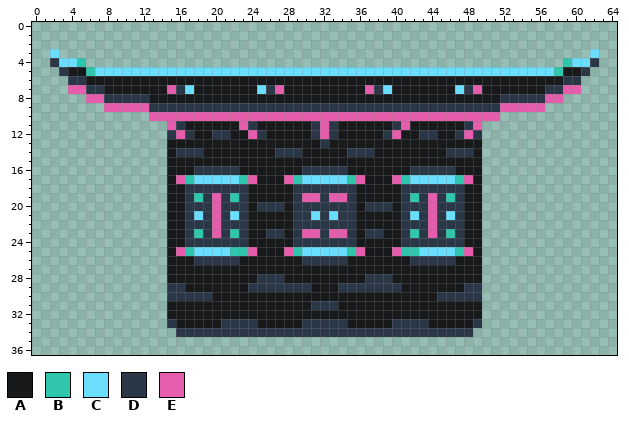
Pixel-art file: aseprite/pagoda.aseprite. This is how it looked before the edit.
80x80 pixels, 1 frame. The old version is drawn lined up with the new one, on the new canvas.
Palette (. is transparent): A #17191b  B #30c5ad  C #69deff  D #2a3747  E #e55dac
Pixels before (only the part around the change), first column x 5:
 8 .EEDDDDDAAAAAAAAAAAAAAAAAAAAAAAAAAAAAAAAAAAAAAADDDDDEE......
 9 ...EEEEEDDDDDDDDDDDDDDDDDDDDDDDDDDDDDDDDDDDDDDDEEEEE........
10 ........EEEEEEEEEEEEEEEEEEEEEEEEEEEEEEEEEEEEEEE.............
11 ..........EDAAAAAAEDAAAAAADEDAAAAAADEAAAAAADE...............
12 ..........DEDAADDAAEDAAAAADEDAAAAADEAADDAADED...............
13 ..........AAAAAAAAAAAAAAAAADAAAAAAAAAAAAAAAAA...............
14 ..........ADDDAAAAAAAADDDAAAAADDDAAAAAAAADDDA...............
15 ..........AAAAAAAAAAAAAAAAAAAAAAAAAAAAAAAAAAA...............
16 ..........AAADDDDDAAAAAAADDDDDAAAAAAADDDDDAAA...............
17 ..........AEBCCCCCBEAAAEBCCCCCBEAAAEBCCCCCBEA...............
18 ..........AADDDDDDDAAAAADDDDDDDAAAAADDDDDDDAA...............
19 ..........AADBDEDBDAAAAADEEDEEDAAAAADBDEDBDAA...............
20 ..........AADDDEDDDADDDADDDDDDDADDDADDDEDDDAA...............
21 ..........AADCDEDCDAAAAADDCDCDDAAAAADCDEDCDAA...............
22 ..........AADDDEDDDAAAAADDDDDDDAAAAADDDEDDDAA...............
23 ..........AADBDEDBDAADDADEEDEEDADDAADBDEDBDAA...............
24 ..........AADDDDDDDAAAAADDDDDDDAAAAADDDDDDDAA...............
25 ..........AEBCCCCBBEAAAEBCCCCCBEAAAEBBCCCCBEA...............
26 ..........AAADDDDDAAAAAAADDDDDAAAAAAADDDDDAAA...............
27 ..........AAAAAAAAAAAAAAAAAAAAAAAAAAAAAAAAAAA...............
28 ..........AAAAAAAAAADDDAAAAAAAAADDDAAAAAAAAAA...............
29 ..........DDAAAAAAADDDDDDDAAADDDDDDDAAAAAAADD...............
30 ..........DDDDDAAAAAAAAAAAAAAAAAAAAAAAAADDDDD...............
31 ..........AAAAAAAAAAAAAAAADDDAAAAAAAAAAAAAAAA...............
32 ..........AAAAAAAAAAAAAAAAAAAAAAAAAAAAAAAAAAA...............
33 ..........DAAAAADDDDAAAAADDDDDAAAAADDDDAAAAAD...............
34 ...........DDDDDDDDDDDDDDDDDDDDDDDDDDDDDDDDD................
35 ............................................................
36 ............................................................
After:
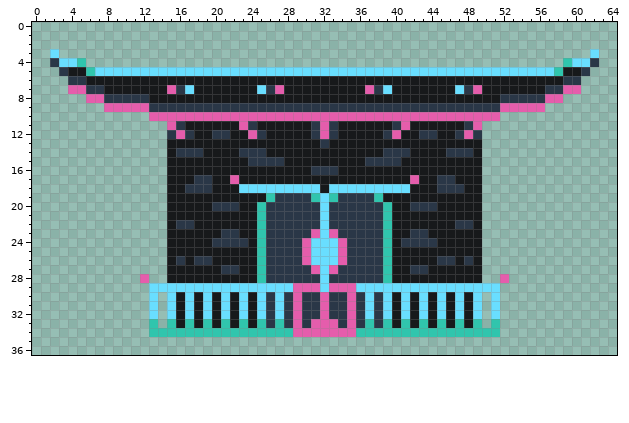
What changed:
canvas 80x80 -> 65x37, the old top-left corner now at -6,-30 (the part of the old canvas that was cut away was empty and is not shown)
Changed rows in their new state; - is an unchanged pixel.
first column x 12:
14 -----------DDD-AAA-----AAA-DDD-----------
15 ------------DDDD---------DDDD------------
16 ------AAAAA-------A---A-------AAAAA------
17 ----AADDAAEAA---AAAAAAAAA---AAEAADDAA----
18 --------AAACCCCCCCCCACCCCCCCCCAAA--------
19 -----AAAAAAA--BDD-DBCBD-DDB--AAAAAAA-----
20 -----AAAD--A-B--D---C---D--B-A--DAAA-----
21 -----AAAAAAA-BDDD--DCD--DDDB-AAAAAAA-----
22 ----D-AAAAAA-BDDD---C---DDDB-AAAAAA-D----
23 -----AAAA-DA-B--D-D-C-D-D--B-AD-AAAA-----
24 -----AAA-----BDDD-ECCCE-DDDB-----AAA-----
25 ----AAAAAAAAABDDDDE---EDDDDBAAAAAAAAA----
26 ----D---AAA--BDDDDECCCEDDDDB--AAA---D----
27 ---------DD--BDDDDDECEDDDDDB--DD---------
28 E------------B--DDDDCDDDD--B------------E
29 -CCCCCCCCCCCCCCCCEEECEEECCCCCCCCCCCCCCCC-
30 -C-CACAC-C-C-CDCDEDDEDDEDCDC-C-C-CACAC-C-
31 -C-C-C-C-C-C-CDCDED-E-DEDCDC-C-C-C-C-C-C-
32 -C-C-C-C-C-C-CDCDEDDEDDEDCDC-C-C-C-C-C-C-
33 -B-B-B-B-BABABDBDE-EEE-EDBDBABAB-B-B-B-B-
34 -BBBBBBBBBBBBBBBBEEEEEEEBBBBBBBBBBBBBBBB-
Where, in picture pixels (left, top, right, bottom), the same in both pictures:
changed: (140, 148, 509, 337)
